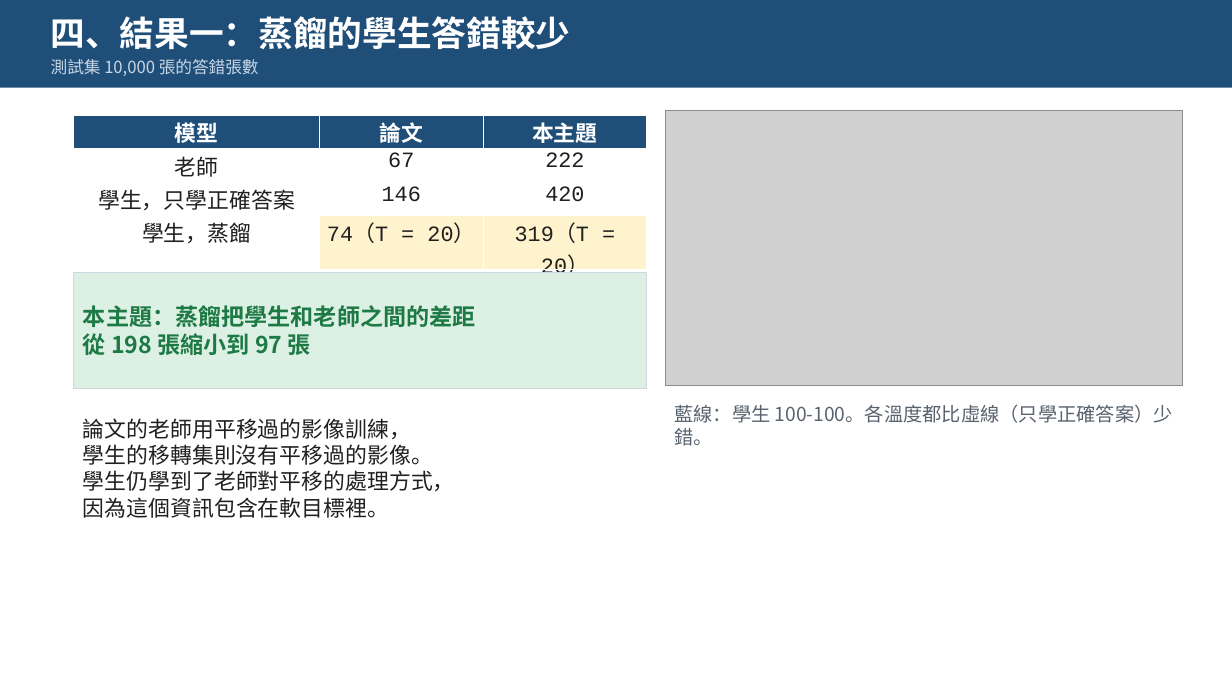
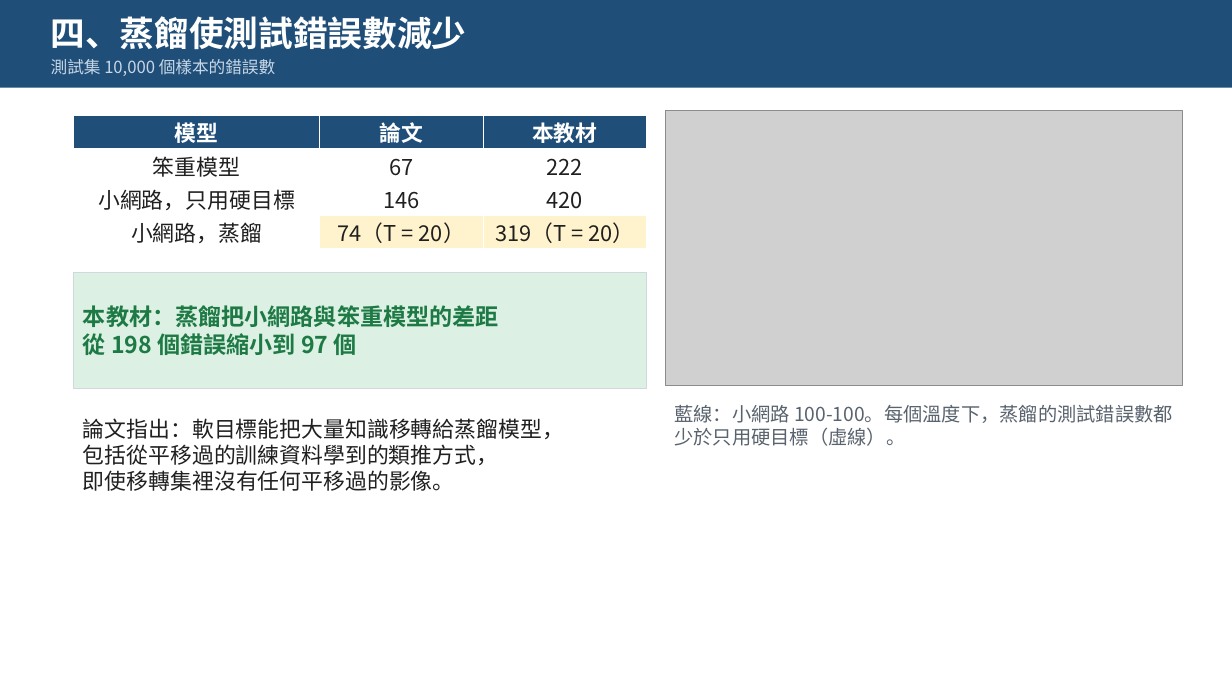
Before and after one commit to pychang-ai/115-1_DLMA, a slide deck: slide 15 of topics/knowledge-distillation/課外主題_知識蒸餾.pptx. Drawn at 1232x693 pixels with LibreOffice and Linux fonts; fonts in the diff are those of the drawing; grey boxes stand for pictures. Boxes give left, top, right and bottom in pixels: in the first picture for what was removed or moved away, otherwise in the second. Text is boxed around its words. In the diff, an @@ line names an element or a change of style, - is before the commit and + after.

```diff
--- a/topics/knowledge-distillation/課外主題_知識蒸餾.pptx
+++ b/topics/knowledge-distillation/課外主題_知識蒸餾.pptx
@@ text at (51,16,467,50): text changed @@
-四、結果一：蒸餾的學生答錯較少
+四、蒸餾使測試錯誤數減少
@@ text at (51,59,276,76): text changed @@
-測試集 10,000 張的答錯張數
+測試集 10,000 個樣本的錯誤數
@@ table at (74,116,647,249) @@
-row 1, column 3: 本主題
+row 1, column 3: 本教材
-row 2, column 1: 老師
+row 2, column 1: 笨重模型
-row 3, column 1: 學生，只學正確答案
+row 3, column 1: 小網路，只用硬目標
-row 4, column 1: 學生，蒸餾
+row 4, column 1: 小網路，蒸餾
@@ font Courier New to Noto Sans CJK TC in "67", "222", "146", "420" and 2 more places @@
@@ text in rectangle at (83,305,499,355): text changed @@
-本主題：蒸餾把學生和老師之間的差距
-從 198 張縮小到 97 張
+本教材：蒸餾把小網路與笨重模型的差距
+從 198 個錯誤縮小到 97 個
@@ text at (83,418,564,491): text changed @@
-論文的老師用平移過的影像訓練，
-學生的移轉集則沒有平移過的影像。
-學生仍學到了老師對平移的處理方式，
-因為這個資訊包含在軟目標裡。
+論文指出：軟目標能把大量知識移轉給蒸餾模型，
+包括從平移過的訓練資料學到的類推方式，
+即使移轉集裡沒有任何平移過的影像。
@@ text at (674,405,1173,446): text changed @@
-藍線：學生 100-100。各溫度都比虛線（只學正確答案）少錯。
+藍線：小網路 100-100。每個溫度下，蒸餾的測試錯誤數都少於只用硬目標（虛線）。
```
Also in this commit, not shown: 17 other slides changed, 1 other file.
